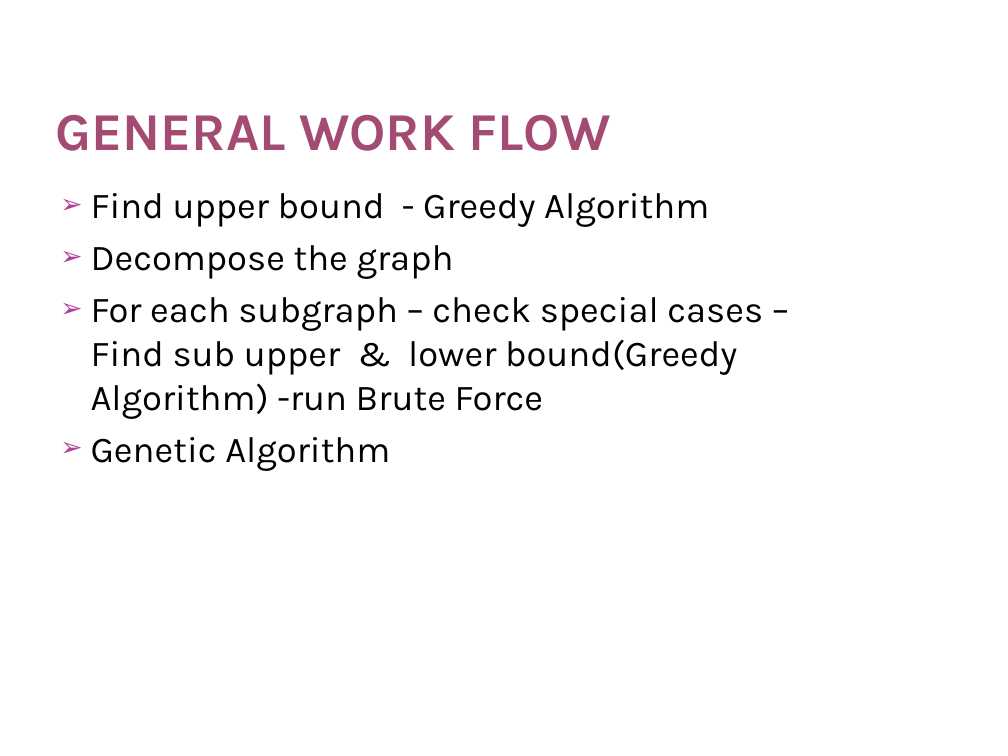
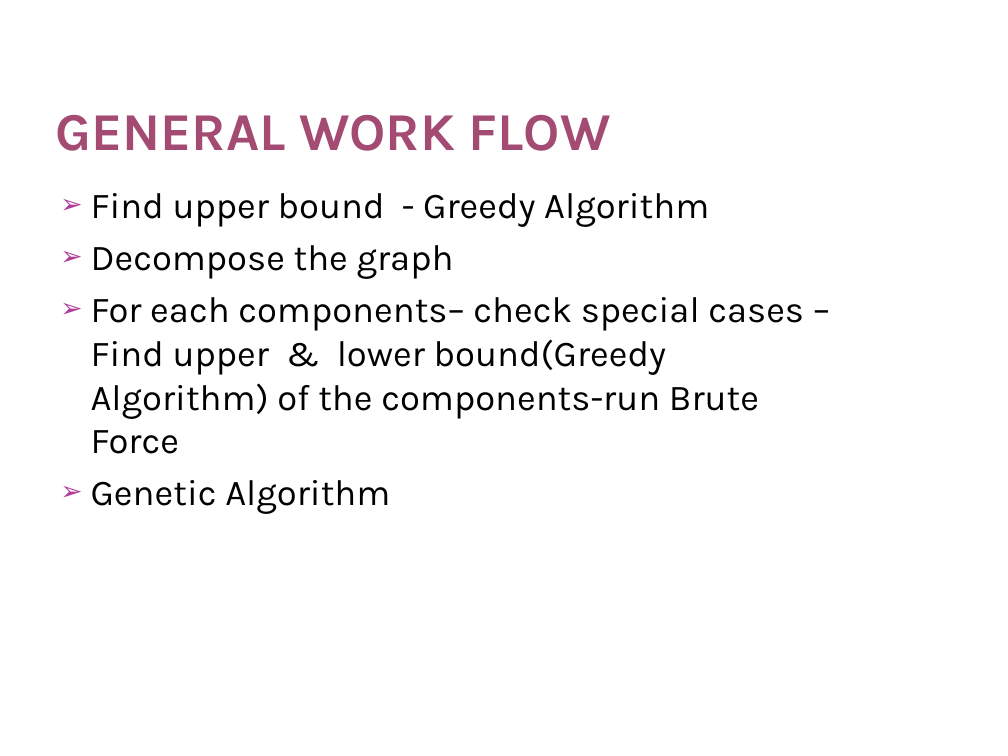
Before and after one commit to diagnoza/develop-, a slide deck: slide 5 of Project1-1/Phase3/Presentation-Phase3.pptx. Drawn at 1008x756 pixels with LibreOffice and Linux fonts; fonts in the diff are those of the drawing; background and template pictures are left out. Boxes give left, top, right and bottom in pixels: in the first picture for what was removed or moved away, otherwise in the second. Text is boxed around its words. In the diff, an @@ line names an element or a change of style, - is before the commit and + after.

```diff
--- a/Project1-1/Phase3/Presentation-Phase3.pptx
+++ b/Project1-1/Phase3/Presentation-Phase3.pptx
@@ text at (91,297,804,454): text changed @@
-➢ For each subgraph – check special cases –Find sub upper & lower bound(Greedy Algorithm) -run Brute Force
+➢ For each components– check special cases –Find upper & lower bound(Greedy Algorithm) of the components-run Brute Force
```
